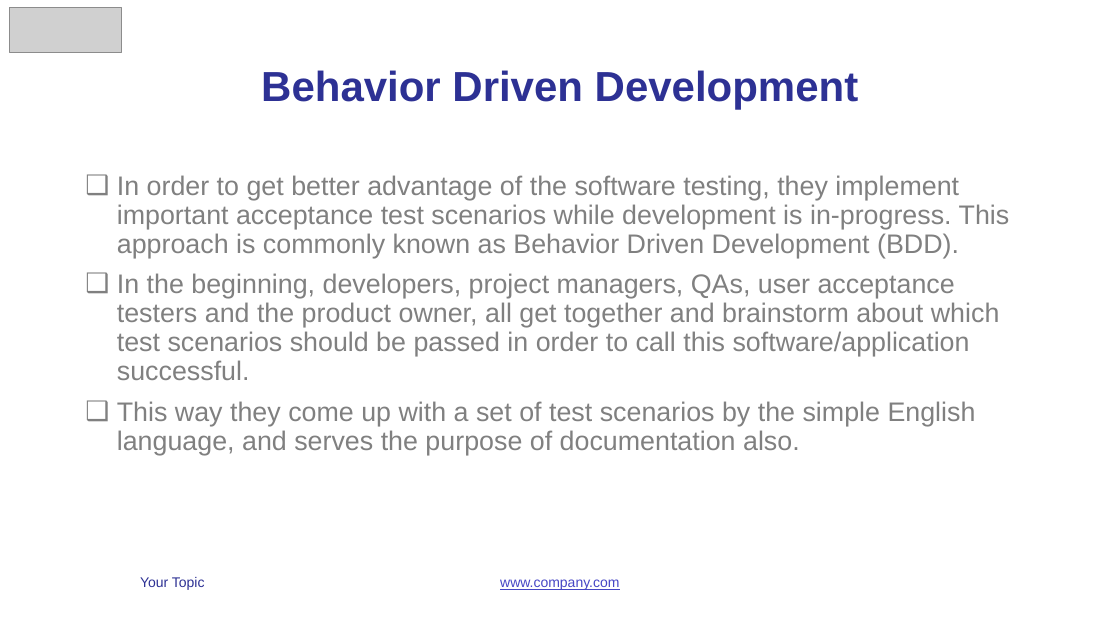
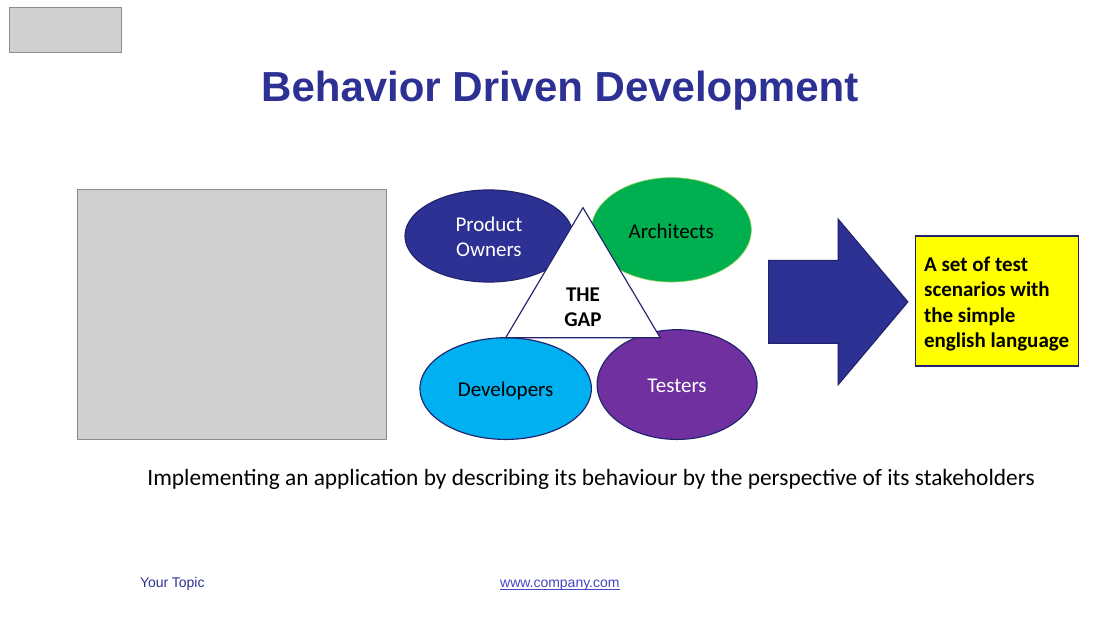
Before and after one commit to vunguyen2588/Cucumber, a slide deck: slide 4 of b4uconference_cucumber_slide.pptx (slide 3 before the commit). Drawn at 1120x630 pixels with LibreOffice and Linux fonts; fonts in the diff are those of the drawing; grey boxes stand for pictures. Boxes give left, top, right and bottom in pixels: in the first picture for what was removed or moved away, otherwise in the second. Text is boxed around its words. In the diff, an @@ line names an element or a change of style, - is before the commit and + after.

Commit message:
Slide

```diff
--- a/b4uconference_cucumber_slide.pptx
+++ b/b4uconference_cucumber_slide.pptx
@@ text removed at bbox=[117, 175, 1010, 455] @@
-❑ In order to get better advantage of the software testing, they implement important acceptance test scenarios while development is in-progress. This approach is commonly known as Behavior Driven Development (BDD).
-❑ In the beginning, developers, project managers, QAs, user acceptance testers and the product owner, all get together and brainstorm about which test scenarios should be passed in order to call this software/application successful.
-❑ This way they come up with a set of test scenarios by the simple English language, and serves the purpose of documentation also.
@@ ellipse added at bbox=[592, 177, 751, 281], fill #00B050, outline #92D050 0.5 pt, 18 pt, text #000000 @@
+Architects
@@ picture added at bbox=[77, 190, 387, 439] @@
@@ ellipse added at bbox=[405, 190, 573, 282], fill #2D3194, outline #21246D 1 pt, 18 pt, text #FFFFFF @@
+Product Owners
@@ triangle added at bbox=[506, 208, 660, 338], fill #FFFFFF, outline #21246D 1 pt, 18 pt, text #000000, bold @@
+THE GAP
@@ right arrow added at bbox=[769, 219, 908, 385], fill #2D3194, outline #21246D 1 pt @@
@@ rectangle added at bbox=[916, 236, 1078, 366], fill #FFFF00, outline #21246D 1 pt, 18 pt, text #000000, bold @@
+A set of test scenarios with the simple english language
@@ ellipse added at bbox=[420, 338, 592, 439], fill #00B0F0, outline #21246D 1 pt, 18 pt, text #000000 @@
+Developers
@@ ellipse added at bbox=[597, 330, 757, 440], fill #7030A0, outline #21246D 1 pt, 18 pt, text #FFFFFF @@
+Testers
@@ text added at bbox=[147, 468, 1035, 489], 20 pt, text #000000 @@
+Implementing an application by describing its behaviour by the perspective of its stakeholders
```
Also in this commit, not shown: 8 other slides changed, 4 slides added, 4 slides removed.
